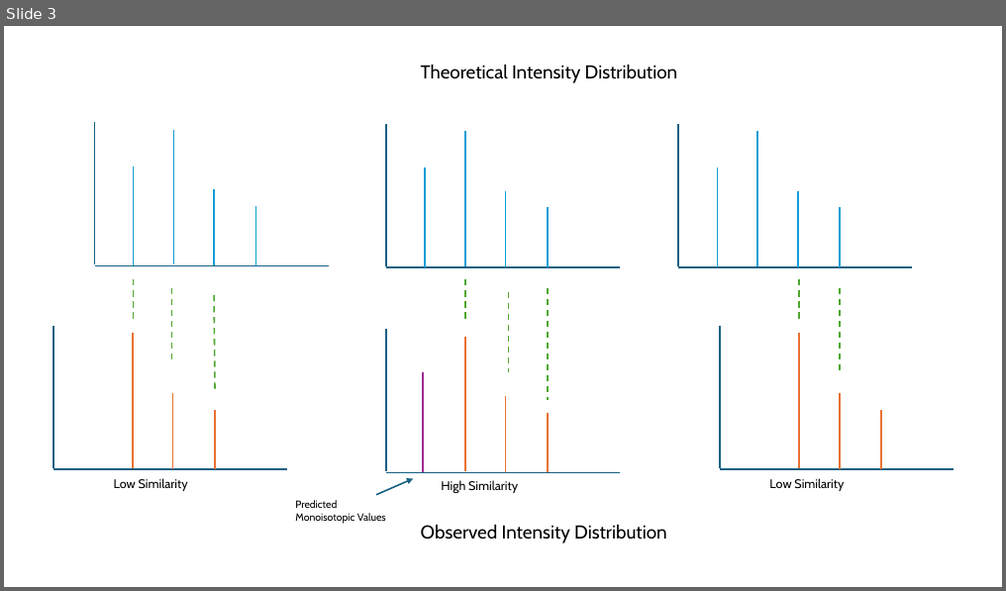
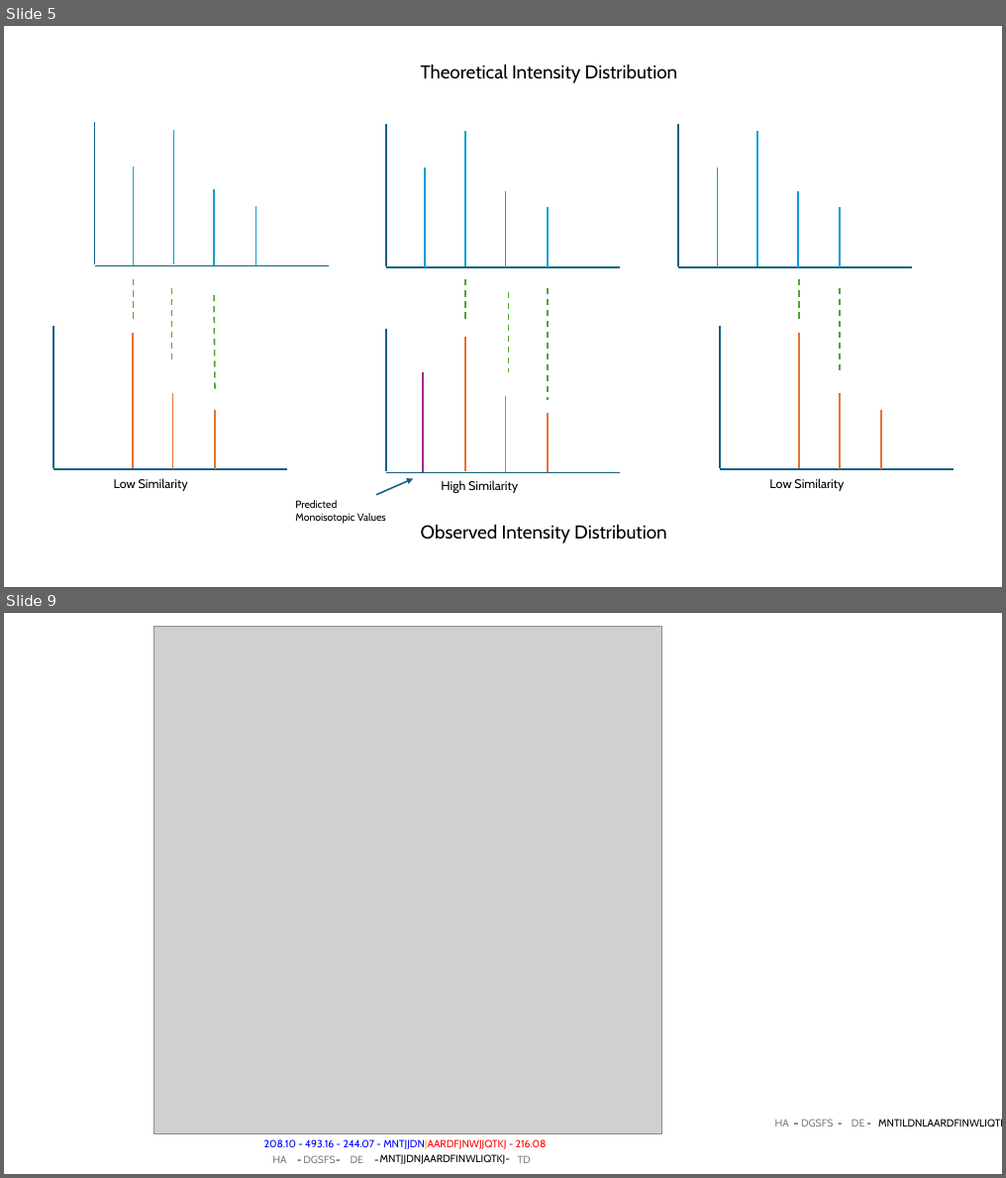
Before and after one commit to Kevinxsn/2D_spec_dict, a slide deck: Presentation1.pptx. Shown one above the other, each under a label of ours: slide 3 before the commit, slides 5 and 9 after it; the slides between them are not shown. The pictures are 1006x591 and 1006x1178 pixels, drawn with LibreOffice and Linux fonts; fonts in the diff are those of the drawing; grey boxes stand for pictures. Boxes give left, top, right and bottom in pixels: in the first picture for what was removed or moved away, otherwise in the second. Text is boxed around its words. In the diff, an @@ line names an element or a change of style, - is before the commit and + after.

```diff
--- a/Presentation1.pptx
+++ b/Presentation1.pptx
@@ slide 9 added at (4,613,1002,1174), background #FFFFFF @@
@@ picture added at (153,626,662,1134) @@
@@ text added at (775,1119,864,1127), 10 pt, text #000000 @@
+HA – DGSFS - DE - MNTILDNLAARDFINWLIQTKI - TD
@@ group added at (264,1140,547,1170): 10 texts @@
+208.10 - 493.16 - 244.07 - MNTJJDNJAARDFJNWJJQTKJ - 216.08
+HA
+-
+-
+-
+-
+DGSFS
+DE
+MNTJJDNJAARDFINWLIQTKJ
+TD
@@ what was slide 3 is now slide 5 @@
```
Also in this commit, not shown: 1 slide changed, 5 other slides added, 23 other files.
